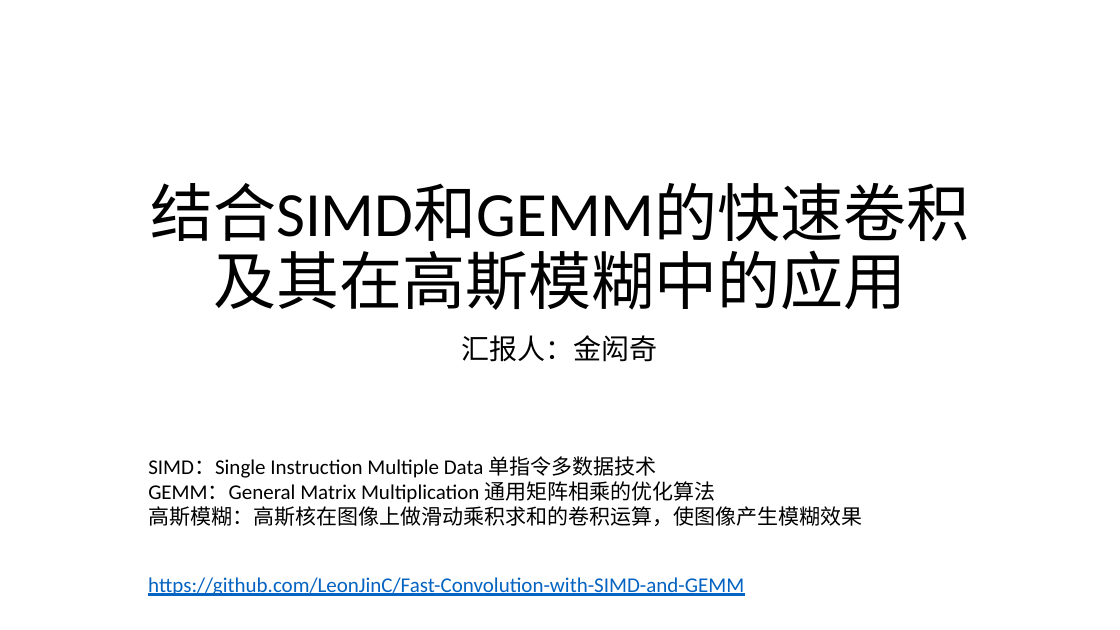
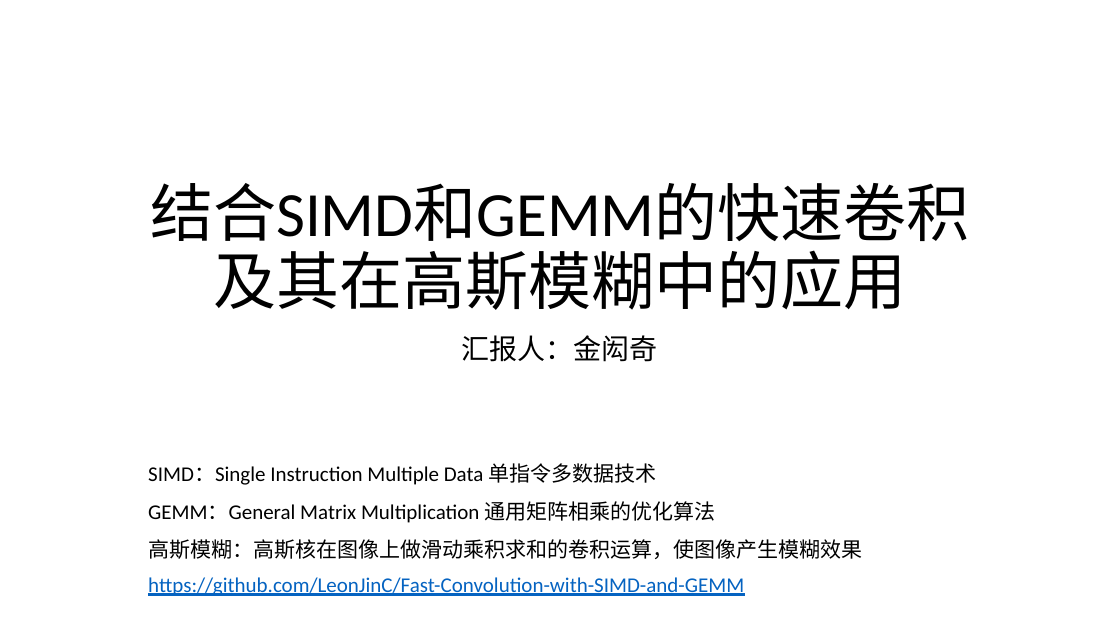
Before and after one commit to LeonJinC/Fast-Convolution-with-SIMD-and-GEMM, a slide deck: slide 1 of 结合SIMD和GEMM的快速卷积及其在高斯模糊中的应用.pptx. Drawn at 1120x630 pixels with LibreOffice and Linux fonts; fonts in the diff are those of the drawing. Boxes give left, top, right and bottom in pixels: in the first picture for what was removed or moved away, otherwise in the second. Text is boxed around its words. In the diff, an @@ line names an element or a change of style, - is before the commit and + after.

```diff
--- a/结合SIMD和GEMM的快速卷积及其在高斯模糊中的应用.pptx
+++ b/结合SIMD和GEMM的快速卷积及其在高斯模糊中的应用.pptx
@@ text "SIMD：Single Instruction Multiple Data 单指令多数据技术" at (148, 463, 862, 559): line spacing 1 to 1.5 @@
```
Also in this commit, not shown: 8 other slides changed, 1 other file.
